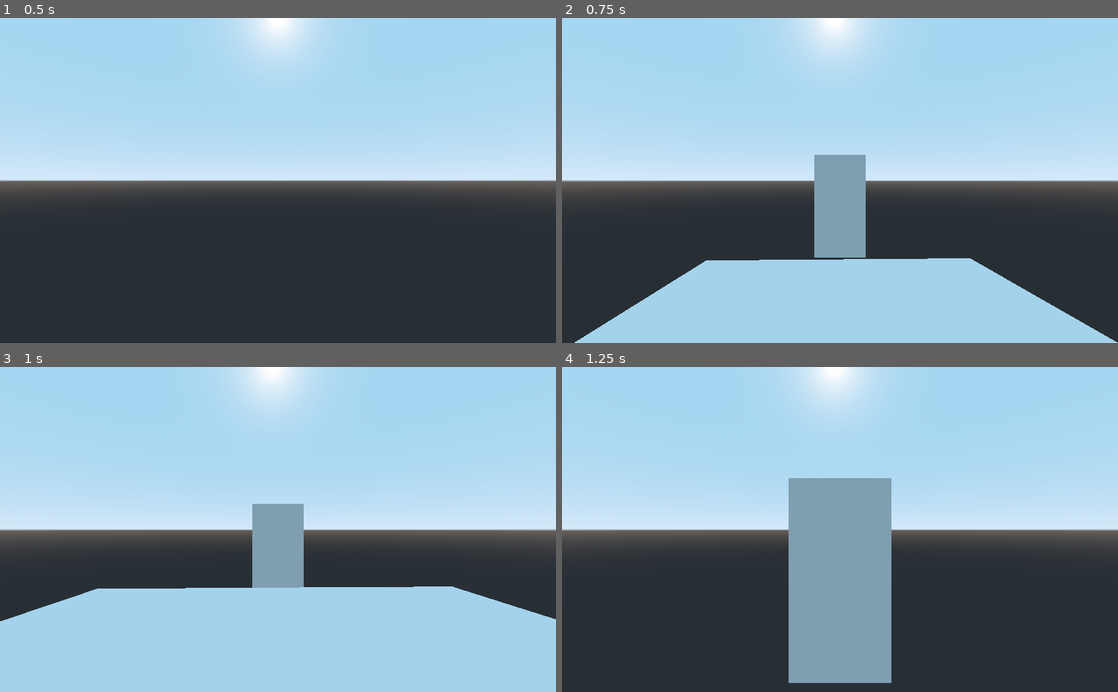
Above: before the commit, frames 1-4 (two rows, left to right).
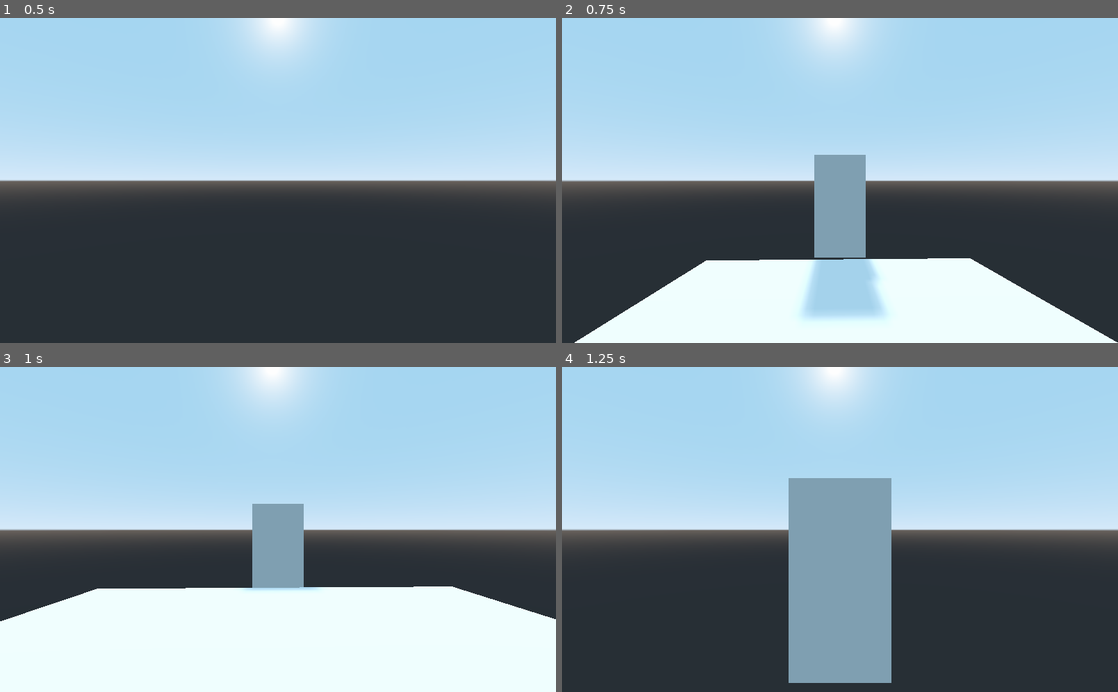
Above: after the commit, the same moments.

Repository: tf2professor/tf2_like_character_controller
Game: Godot game, scene res://source/levels/twin_forts.tscn
Same seed, same stepped clock (60 frames per second), same inputs: the game is played once before the commit and once after it. The project has no main scene, so this scene is started directly.
Inputs (mouse positions are in pixels of both pictures, inside the frame that each line leads up to):
- Up to frame 1 (0.5 s): no input
- Up to frame 2 (0.75 s): tap Enter at 0.5 s; move the mouse to (867, 180) at 0.52 s; hold W (move_forward) from 0.53 s (still down); tap P (change_camera) at 0.6 s
- Up to frame 3 (1 s): keep holding W (move_forward); tap Space (jump) at 0.77 s
- Up to frame 4 (1.25 s): keep holding W (move_forward)

Frame 1 is identical in both runs. In frame 2, 17% of the frame differs, in the area x 2-100%, y 73-100%; in frame 3, 30%, in the area x 0-100%, y 67-100%; in frame 4, nothing differs.

Commit message:
Update twin_forts.tscn

Diff:
--- a/tf2_like_fps_character/source/levels/twin_forts.tscn
+++ b/tf2_like_fps_character/source/levels/twin_forts.tscn
@@ -6,6 +6,12 @@
 
 [node name="Player" parent="." instance=ExtResource( 1 )]
 transform = Transform( 1, 0, 0, 0, 1, 0, 0, 0, 1, 0, 1.59, 0 )
+
+[node name="DirectionalLight" type="DirectionalLight" parent="."]
+transform = Transform( 1, 0, 0, 0, -0.707107, 0.707107, 0, -0.707107, -0.707107, 0, 25.5, 0 )
+light_color = Color( 1, 0.960784, 0.866667, 1 )
+light_energy = 0.7
+shadow_enabled = true
 
 [node name="Bridge" type="CSGBox" parent="."]
 transform = Transform( 1, 0, 0, 0, 1, 0, 0, 0, 1, 0, -0.5, 3.5 )
@@ -89,6 +95,12 @@
 transform = Transform( 1, 0, 0, 0, 1, 0, 0, 0, 1, 15, 5.5, 1.5 )
 width = 1.0
 height = 4.0
+depth = 8.0
+
+[node name="CSGBox8" type="CSGBox" parent="FirstFloor"]
+transform = Transform( 1, 0, 0, 0, 1, 0, 0, 0, 1, 15, 8.5, -13.5 )
+width = 1.0
+height = 12.0
 depth = 8.0
 
 [node name="SecondFloor" type="CSGBox" parent="."]
@@ -174,3 +186,21 @@
 width = 6.0
 height = 1.0
 depth = 1.0
+
+[node name="Pit" type="CSGBox" parent="."]
+transform = Transform( 1, 0, 0, 0, 1, 0, 0, 0, 1, 0, -5.5, 3.5 )
+use_collision = true
+width = 31.0
+height = 1.0
+depth = 7.0
+
+[node name="CSGBox" type="CSGBox" parent="Pit"]
+transform = Transform( 1, 0, 0, 0, 1, 0, 0, 0, 1, 18, 0, 7.5 )
+width = 5.0
+height = 1.0
+depth = 22.0
+
+[node name="CSGPolygon" type="CSGPolygon" parent="Pit"]
+transform = Transform( -2.18557e-07, 0, 1, 0, 1, 0, -1, 0, -2.18557e-07, 20.5, 0.5, 16 )
+polygon = PoolVector2Array( -2.5, 0, -2.5, 6, 0.5, 6, 12.5, 0 )
+depth = 5.0
